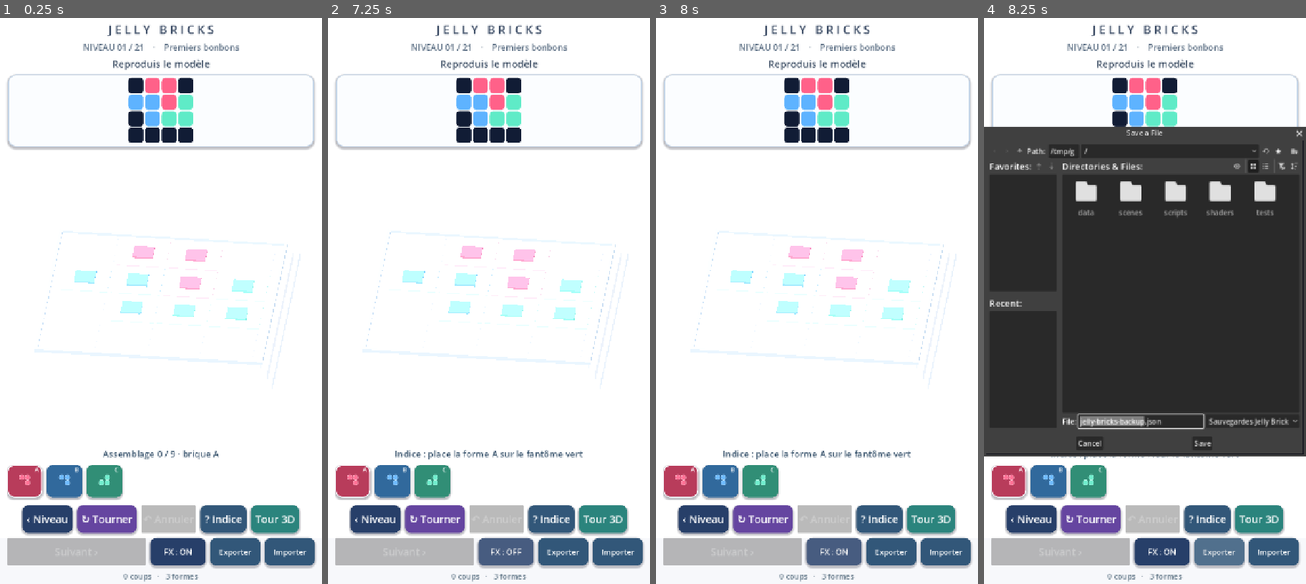
Above: before the commit, frames 1-4 (left to right).
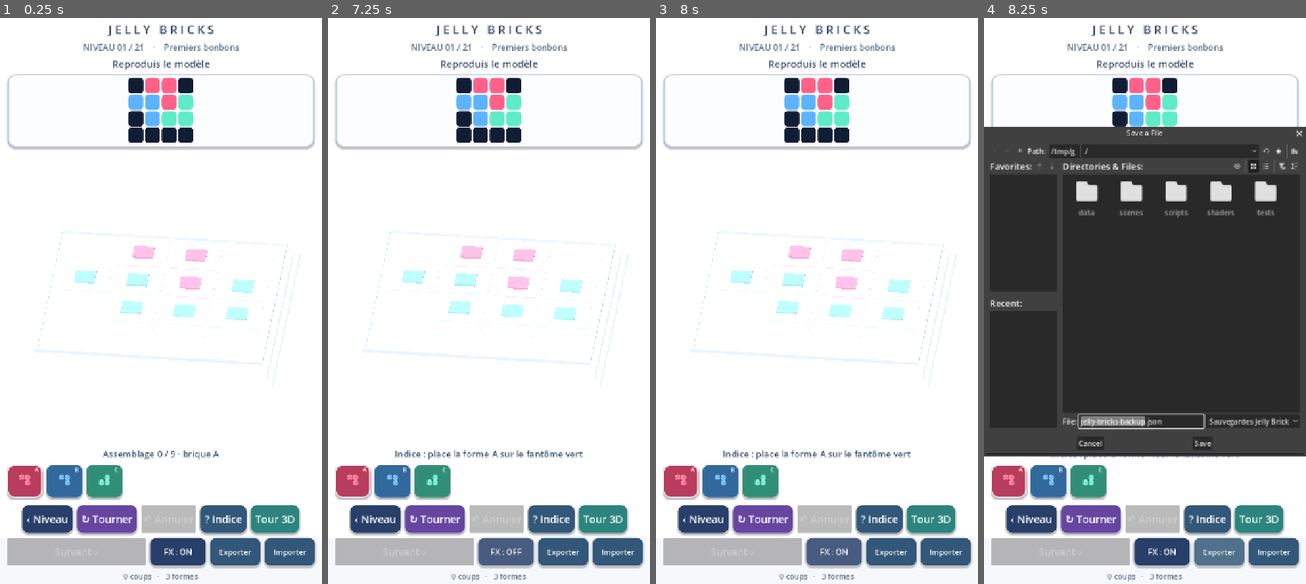
Above: after the commit, the same moments.

Repository: dbrckk/Jelly-bricks
Game: Godot game, scene res://scenes/main.tscn
Same seed, same stepped clock (60 frames per second), same inputs: the game is played once before the commit and once after it.
Inputs (mouse positions are in pixels of both pictures, inside the frame that each line leads up to):
- Up to frame 1 (0.25 s): no input
- Up to frame 2 (7.25 s): click (353, 482) at 0.52 s; click (392, 482) at 1.27 s; click (431, 482) at 2.02 s; click "‹ Niveau" at 2.75 s; click "↻ Tourner" at 3.5 s; click "? Indice" at 4.25 s; click "Tour 3D" at 5 s; click "‹ Puzzles" at 5.75 s; click "FX : ON" at 6.5 s
- Up to frame 3 (8 s): click "FX : OFF" at 7.25 s
- Up to frame 4 (8.25 s): click "Exporter" at 8 s

Frames 1-3 are identical in both runs. In frame 4, 1.1% of the frame differs, in the area x 1-100%, y 21-77%.

Commit message:
feat(gameplay): propagate gel impacts down real supporting tiers with staggered spring response

Diff:
--- a/native-godot/scripts/stack_mode.gd
+++ b/native-godot/scripts/stack_mode.gd
@@ -1227,25 +1227,35 @@
 
 func _react_to_supports(entry: Dictionary) -> void:
     var indices := _support_indices(entry)
+    # A soft impact travels down the actual connected supports. The contact
+    # tier reacts first, then each lower tier after a short propagation delay.
+    # All impulses are bounded and tweened; there is no per-frame physics
+    # solver, no global tower shake, and no changes to structural occupancy.
     for index in indices:
         if index < 0 or index >= brick_nodes.size() - 1:
             continue
         var base: Node3D = brick_nodes[index]
         var distance: int = int(entry["layer"]) - int(bricks[index]["layer"])
         var strength: float = .052 * pow(.68, float(distance - 1))
+        var propagation: float = .27 + float(distance - 1) * .055
         var direction: float = -1.0 if index % 2 == 0 else 1.0
         var lower_paint: ShaderMaterial = base.get_node("GelBody").material_override
-        lower_paint.set_shader_parameter("gel_spring", minf(.48, strength * 8.0))
+        # Delay both the material and the physical lean until the wave
+        # actually reaches this tier. Previously every lower brick wobbled
+        # immediately, before the falling piece made contact.
         var gel_damping := create_tween()
         motion_tweens.append(gel_damping)
+        gel_damping.tween_interval(propagation)
         gel_damping.tween_property(lower_paint, "shader_parameter/gel_spring",
-            0.0, .68).set_trans(Tween.TRANS_CUBIC).set_ease(Tween.EASE_OUT)
-        # Each supporting tier yields less. Its response starts at the same
-        # collision instant, not when the new brick first enters the air.
+            minf(.48, strength * 8.0), .065) \
+            .set_trans(Tween.TRANS_SINE).set_ease(Tween.EASE_OUT)
+        gel_damping.tween_property(lower_paint, "shader_parameter/gel_spring",
+            0.0, .60).set_trans(Tween.TRANS_CUBIC).set_ease(Tween.EASE_OUT)
         _animate_gel_compression(lower_paint,
-            minf(.28, strength * 5.2), .27)
+            minf(.28, strength * 5.2), propagation)
         var shake := create_tween()
         motion_tweens.append(shake)
+        shake.tween_interval(propagation)
         shake.tween_property(base, "rotation",
             Vector3(strength * .50, 0.0, strength * direction), .11) \
             .set_trans(Tween.TRANS_SINE).set_ease(Tween.EASE_OUT)
